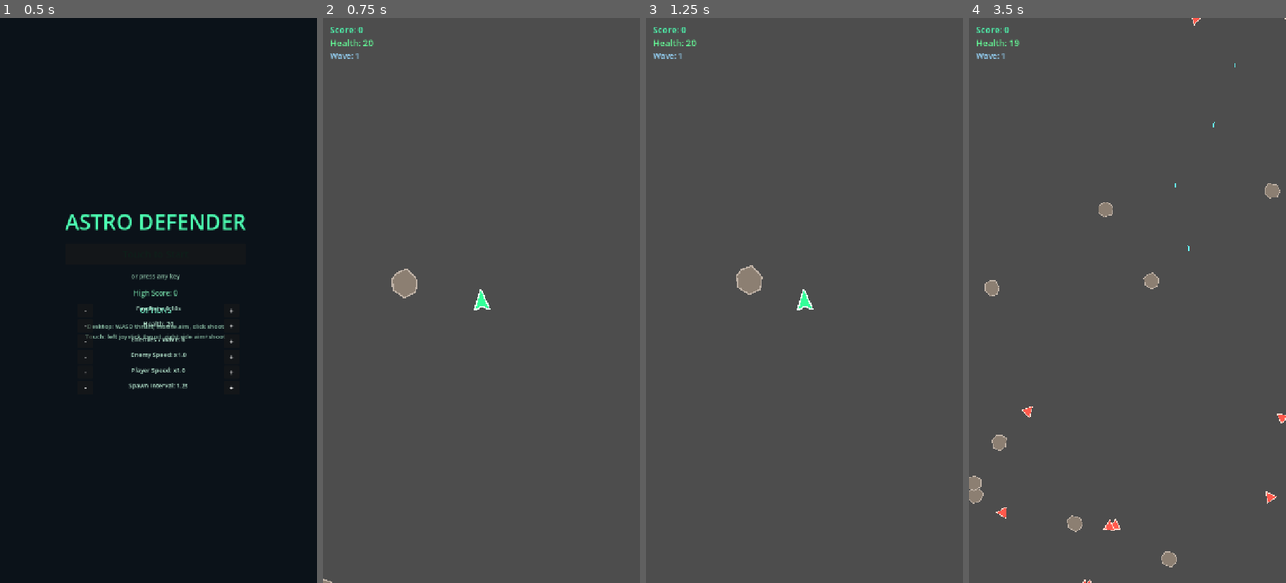
Above: before the commit, frames 1-4 (left to right).
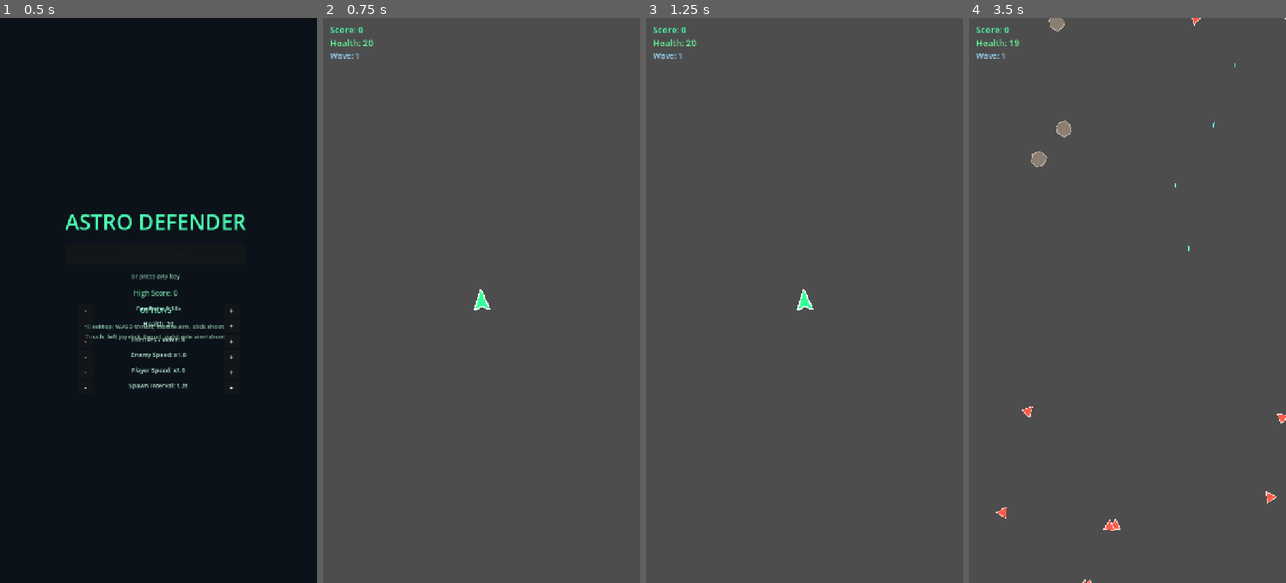
Above: after the commit, the same moments.

Repository: VeryDerryberry/Astro-Defender
Game: Godot game, scene res://main.tscn
The game is run twice, just before and just after one commit, with the same random seed, the same clock (stepped at 60 frames per second) and the same inputs.
Inputs (mouse positions are in pixels of both pictures, inside the frame that each line leads up to):
- Up to frame 1 (0.5 s): no input
- Up to frame 2 (0.75 s): click "Touch to Start" at 0.5 s
- Up to frame 3 (1.25 s): no input
- Up to frame 4 (3.5 s): tap Enter at 1.25 s; move the mouse to (1197, 272) at 1.27 s; press the mouse at (1197, 272) at 1.28 s; hold D (move_right) 1.28-2 s; tap Space at 1.52 s; release the mouse at (1197, 272) at 2 s; drag from (1064, 328) to (1162, 300) at 2.02 s; move the mouse to (1159, 176) at 2.77 s; press the mouse at (1159, 176) at 2.78 s; hold D (move_right) from 2.78 s (still down)

Frame 1 is identical in both runs. In frame 2, 0.3% of the frame differs, in the area x 0-30%, y 44-100%; in frame 3, 0.3%; in frame 4, 1.2%, in the area x 0-99%, y 0-98%.

Commit message:
Fix skeptic gaps: wave-start obstacles only, default health=20 evidence, remove GAME_OVER dead code
- Spawn asteroids/health only in _begin_wave, not on spawn_timer ticks
- Use GameOptions.DEFAULT_HEALTH; probe default_health=20 in headless verify
- Remove unreachable GAME_OVER state, end_game, and restart paths
- Require deterministic asteroid_count=3 in verification

Diff:
--- a/scripts/game_manager.gd
+++ b/scripts/game_manager.gd
@@ -1,10 +1,10 @@
 extends Node
 
-enum State { MENU, PLAYING, GAME_OVER }
+enum State { MENU, PLAYING }
 
 var state: State = State.MENU
 var score: int = 0
-var health: int = 20
+var health: int = 0
 var wave: int = 1
 var high_score: int = 0
 
@@ -18,6 +18,7 @@
 
 
 func _ready() -> void:
+	health = GameOptions.DEFAULT_HEALTH
 	_load_high_score()
 
 
@@ -29,6 +30,7 @@
 	score_changed.emit(score)
 	health_changed.emit(health)
 	wave_changed.emit(wave)
+	print("RUNTIME start_health=%d" % health)
 
 
 func add_score(points: int) -> void:
@@ -60,13 +62,6 @@
 	return_to_menu()
 
 
-func end_game() -> void:
-	if score > high_score:
-		high_score = score
-		_save_high_score()
-	_set_state(State.GAME_OVER)
-
-
 func return_to_menu() -> void:
 	_set_state(State.MENU)
 
--- a/scripts/headless_verify.gd
+++ b/scripts/headless_verify.gd
@@ -35,6 +35,7 @@
 		ArenaContext.get_player() == _player and ArenaContext.get_entities() == _entities
 	).to_lower())
 
+	await _probe_default_health_before_custom()
 	await _apply_custom_options()
 	await _start_via_input()
 	if GameManager.state != GameManager.State.PLAYING:
@@ -82,6 +83,16 @@
 func _fail(msg: String) -> void:
 	failures += 1
 	push_error("VERIFY_FAIL: %s" % msg)
+
+
+func _probe_default_health_before_custom() -> void:
+	GameOptions.reset_defaults()
+	print("RUNTIME default_health=%d" % GameOptions.DEFAULT_HEALTH)
+	print("RUNTIME default_starting_health=%d" % GameOptions.starting_health)
+	if GameOptions.DEFAULT_HEALTH != 20:
+		_fail("DEFAULT_HEALTH is not 20")
+	if GameOptions.starting_health != GameOptions.DEFAULT_HEALTH:
+		_fail("starting_health does not match DEFAULT_HEALTH after reset")
 
 
 func _apply_custom_options() -> void:
@@ -309,8 +320,8 @@
 func _probe_asteroids_present() -> void:
 	var asteroid_count := _count_group("asteroids")
 	print("RUNTIME asteroid_count=%d" % asteroid_count)
-	if asteroid_count < 1:
-		_fail("no asteroids spawned in wave")
+	if asteroid_count != 3:
+		_fail("expected exactly 3 asteroids at wave start (got %d)" % asteroid_count)
 
 
 func _probe_player_collision(expected_start_health: int) -> void:
--- a/scripts/main.gd
+++ b/scripts/main.gd
@@ -16,15 +16,12 @@
 
 @onready var start_menu: Control = $UI/StartMenu
 @onready var hud: Control = $UI/HUD
-@onready var game_over_panel: Control = $UI/GameOverPanel
 
 @onready var score_label: Label = $UI/HUD/ScoreLabel
 @onready var health_label: Label = $UI/HUD/HealthLabel
 @onready var wave_label: Label = $UI/HUD/WaveLabel
 @onready var touch_to_start_button: Button = $UI/StartMenu/VBox/TouchToStartButton
 @onready var menu_high_score_label: Label = $UI/StartMenu/VBox/MenuHighScoreLabel
-@onready var final_score_label: Label = $UI/GameOverPanel/VBox/FinalScoreLabel
-@onready var high_score_label: Label = $UI/GameOverPanel/VBox/HighScoreLabel
 
 var _option_labels: Dictionary = {}
 
@@ -121,18 +118,12 @@
 	if event is InputEventScreenTouch and event.is_pressed():
 		if GameManager.state == GameManager.State.MENU:
 			_start_play()
-		elif GameManager.state == GameManager.State.GAME_OVER:
-			_restart()
 		return
 
 	if GameManager.state == GameManager.State.MENU:
 		if event is InputEventKey or event is InputEventMouseButton:
 			if event.is_pressed():
 				_start_play()
-	elif GameManager.state == GameManager.State.GAME_OVER:
-		if event is InputEventKey or event is InputEventMouseButton:
-			if event.is_pressed():
-				_restart()
 
 
 func _start_play() -> void:
@@ -147,16 +138,6 @@
 	print("RUNTIME game_start_from_menu=true")
 
 
-func _restart() -> void:
-	_clear_entities()
-	TouchInput.reset_state()
-	player._apply_fire_rate()
-	GameManager.start_game()
-	player.global_position = _arena_center()
-	player.velocity = Vector2.ZERO
-	_snap_camera_to_player()
-
-
 func _arena_center() -> Vector2:
 	return GameLogic.playable_rect(get_viewport_rect().size).get_center()
 
@@ -170,7 +151,6 @@
 func _on_state_changed(new_state: GameManager.State) -> void:
 	start_menu.visible = new_state == GameManager.State.MENU
 	hud.visible = new_state == GameManager.State.PLAYING
-	game_over_panel.visible = new_state == GameManager.State.GAME_OVER
 	player.visible = new_state != GameManager.State.MENU
 	spawner.process_mode = Node.PROCESS_MODE_INHERIT if new_state == GameManager.State.PLAYING else Node.PROCESS_MODE_DISABLED
 
@@ -178,10 +158,6 @@
 		_clear_entities()
 		_refresh_menu_high_score()
 		print("RUNTIME returned_to_menu=true")
-
-	if new_state == GameManager.State.GAME_OVER:
-		final_score_label.text = "Score: %d" % GameManager.score
-		high_score_label.text = "High Score: %d" % GameManager.high_score
 
 
 func _on_score_changed(new_score: int) -> void:
--- a/scripts/spawner.gd
+++ b/scripts/spawner.gd
@@ -18,13 +18,13 @@
 func _ready() -> void:
 	spawn_timer = Timer.new()
 	spawn_timer.one_shot = false
-	spawn_timer.timeout.connect(_spawn_wave)
+	spawn_timer.timeout.connect(_spawn_enemy_batch)
 	add_child(spawn_timer)
 
 	wave_timer = Timer.new()
 	wave_timer.one_shot = false
 	wave_timer.wait_time = WAVE_WAIT_TIME
-	wave_timer.timeout.connect(_advance_wave)
+	wave_timer.timeout.connect(_on_wave_timer)
 	add_child(wave_timer)
 
 	GameManager.state_changed.connect(_on_state_changed)
@@ -33,9 +33,9 @@
 func _on_state_changed(new_state: GameManager.State) -> void:
 	if new_state == GameManager.State.PLAYING:
 		_reset_difficulty()
-		_spawn_wave()
+		_begin_wave()
 		wave_timer.start()
-	elif new_state == GameManager.State.MENU or new_state == GameManager.State.GAME_OVER:
+	elif new_state == GameManager.State.MENU:
 		spawn_timer.stop()
 		wave_timer.stop()
 
@@ -46,6 +46,11 @@
 	speed_multiplier = GameOptions.enemy_speed_multiplier
 
 
+func _on_wave_timer() -> void:
+	_advance_wave()
+	_begin_wave()
+
+
 func _advance_wave() -> void:
 	GameManager.advance_wave()
 	enemies_per_wave = mini(enemies_per_wave + 1, 16)
@@ -53,7 +58,13 @@
 	speed_multiplier += 0.06
 
 
-func _spawn_wave() -> void:
+func _begin_wave() -> void:
+	_spawn_enemy_batch()
+	_spawn_wave_obstacles()
+	spawn_timer.start(spawn_interval)
+
+
+func _spawn_enemy_batch() -> void:
 	if GameManager.state != GameManager.State.PLAYING:
 		return
 
@@ -72,24 +83,36 @@
 		enemy.setup(spawn_pos, target, speed_multiplier)
 		entities.add_child(enemy)
 
-	_spawn_asteroids(entities, viewport.size)
+
+func _spawn_wave_obstacles() -> void:
+	if GameManager.state != GameManager.State.PLAYING:
+		return
+
+	var entities := ArenaContext.get_entities()
+	if entities == null:
+		return
+
+	var viewport_size := get_viewport_rect().size
+	_spawn_asteroids(entities, viewport_size)
 
 	if GameManager.wave % 2 == 0:
-		_spawn_health_item(entities, viewport.size)
+		_spawn_health_item(entities, viewport_size)
 
-	print("RUNTIME wave_spawn enemies=%d asteroids=%d" % [enemies_per_wave, ASTEROIDS_PER_WAVE])
-	spawn_timer.start(spawn_interval)
+	print(
+		"RUNTIME wave_obstacles wave=%d asteroids=%d"
+		% [GameManager.wave, ASTEROIDS_PER_WAVE]
+	)
 
 
 func _spawn_asteroids(entities: Node2D, viewport_size: Vector2) -> void:
 	var playable := GameLogic.playable_rect(viewport_size)
-	for _i in ASTEROIDS_PER_WAVE:
+	for i in ASTEROIDS_PER_WAVE:
 		var asteroid: Area2D = ASTEROID_SCENE.instantiate()
 		var pos := Vector2(
-			randf_range(playable.position.x + 40, playable.end.x - 40),
-			randf_range(playable.position.y + 40, playable.end.y - 40)
+			playable.position.x + 80 + (i * 90),
+			playable.position.y + 120 + (i * 70)
 		)
-		var drift := Vector2(randf_range(-1, 1), randf_range(-1, 1))
+		var drift := Vector2(cos(i * 1.2), sin(i * 0.9))
 		asteroid.setup(pos, drift)
 		entities.add_child(asteroid)
 
@@ -97,11 +120,8 @@
 func _spawn_health_item(entities: Node2D, viewport_size: Vector2) -> void:
 	var playable := GameLogic.playable_rect(viewport_size)
 	var item: Area2D = HEALTH_ITEM_SCENE.instantiate()
-	var pos := Vector2(
-		randf_range(playable.position.x + 60, playable.end.x - 60),
-		randf_range(playable.position.y + 60, playable.end.y - 60)
-	)
-	var drift := Vector2(randf_range(-1, 1), randf_range(-1, 1))
+	var pos := playable.get_center() + Vector2(0, -80)
+	var drift := Vector2(0.3, -0.7)
 	item.setup(pos, drift)
 	entities.add_child(item)
 	print("RUNTIME health_item_spawned=true")
Not shown, changed: verify.sh
